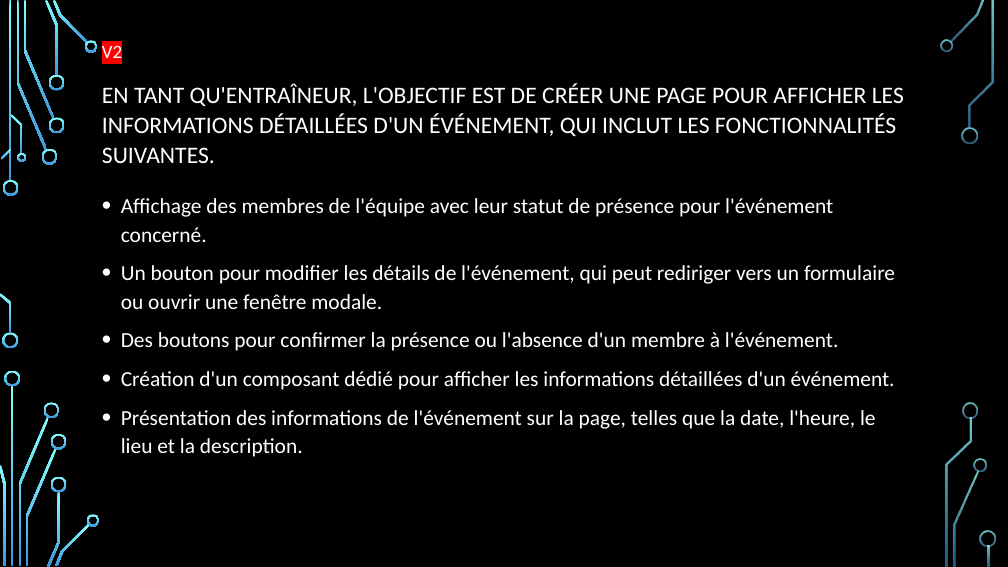
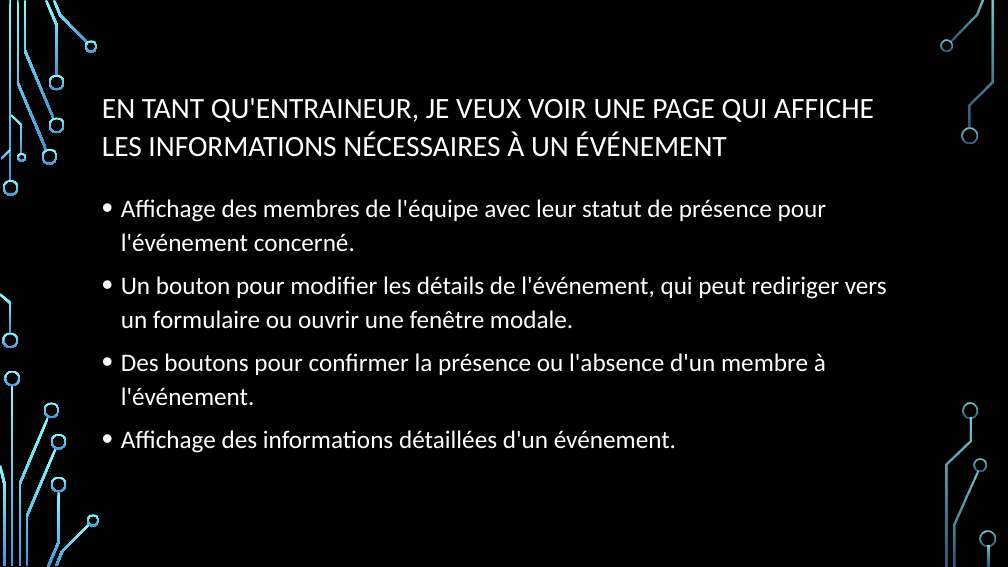
Before and after one commit to DFC-Informatique-Cegep-de-Sainte-Foy/GestionEquipesSportives, a slide deck: slide 5 of Documentation/Revue 3/Presentation_Revue_3.pptx (slide 6 before the commit). Drawn at 1008x567 pixels with LibreOffice and Linux fonts; fonts in the diff are those of the drawing; background and template pictures are left out. Boxes give left, top, right and bottom in pixels: in the first picture for what was removed or moved away, otherwise in the second. Text is boxed around its words. In the diff, an @@ line names an element or a change of style, - is before the commit and + after.

```diff
--- a/Documentation/Revue 3/Presentation_Revue_3.pptx
+++ b/Documentation/Revue 3/Presentation_Revue_3.pptx
@@ text removed at box(102, 45, 122, 58) @@
-V2
@@ title at box(102, 98, 874, 157): text changed; size 22.5 to 28 pt @@
-EN TANT QU'ENTRAÎNEUR, L'OBJECTIF EST DE CRÉER UNE PAGE POUR AFFICHER LES INFORMATIONS DÉTAILLÉES D'UN ÉVÉNEMENT, QUI INCLUT LES FONCTIONNALITÉS SUIVANTES.
+EN TANT QU'ENTRAINEUR, JE VEUX VOIR UNE PAGE QUI AFFICHE LES INFORMATIONS NÉCESSAIRES À UN ÉVÉNEMENT
@@ text at box(121, 199, 887, 405): size 20.4 to 24 pt in "Affichage des membres de l'équipe avec leur ...", "Un bouton pour modifier les détails de ...", "Des boutons pour confirmer la présence ou ..." @@
@@ text at box(121, 430, 676, 453): text changed; size 20.4 to 24 pt @@
-• Création d'un composant dédié pour afficher les informations détaillées d'un événement.
-• Présentation des informations de l'événement sur la page, telles que la date, l'heure, le lieu et la description.
+• Affichage des informations détaillées d'un événement.
```
Also in this commit, not shown: 8 other slides changed, 3 slides removed.
